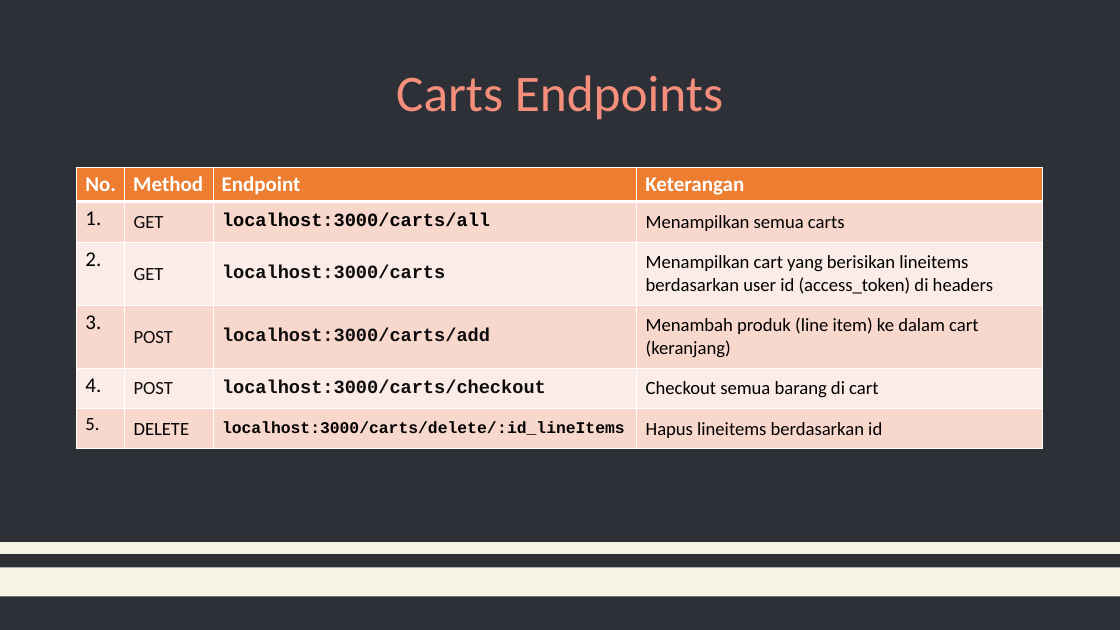
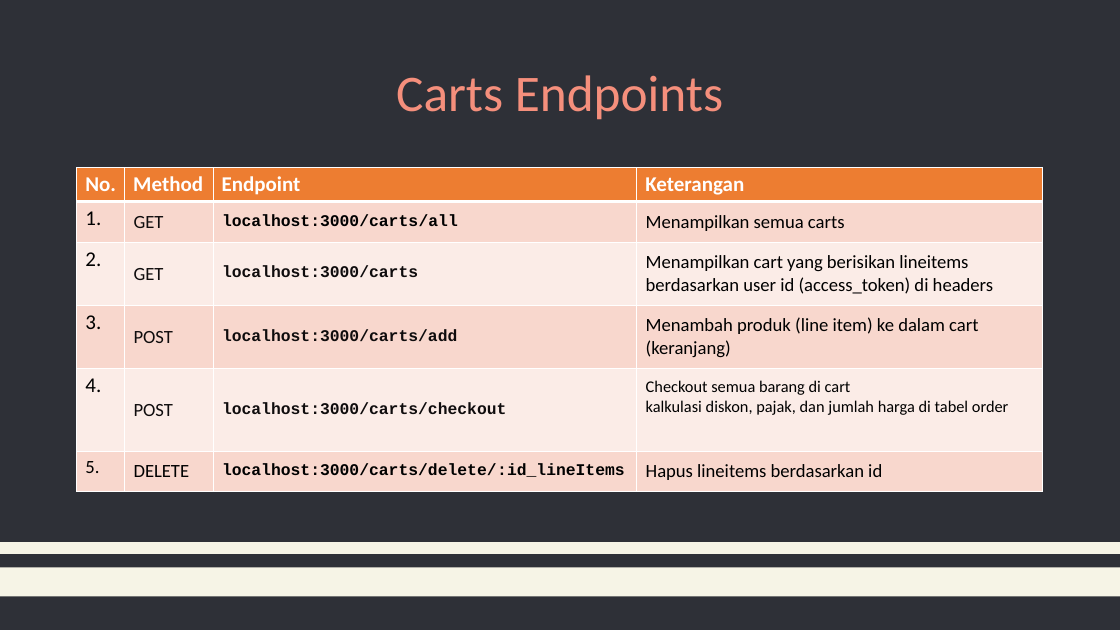
Before and after one commit to fathurdanu/l-note, a slide deck: slide 9 of l-note.pptx. Drawn at 1120x630 pixels with LibreOffice and Linux fonts; fonts in the diff are those of the drawing. Boxes give left, top, right and bottom in pixels: in the first picture for what was removed or moved away, otherwise in the second. Text is boxed around its words. In the diff, an @@ line names an element or a change of style, - is before the commit and + after.

```diff
--- a/l-note.pptx
+++ b/l-note.pptx
@@ table at box(77, 168, 1043, 488) @@
-row 5, column 4: Checkout semua barang di cart
+row 5, column 4: Checkout semua barang di cart / kalkulasi diskon, pajak, dan jumlah harga di tabel order
@@ size 16 to 14 pt in "localhost:3000/carts/all", "localhost:3000/carts", "localhost:3000/carts/add", "localhost:3000/carts/checkout" @@
```
Also in this commit, not shown: 6 other slides changed, 5 other files.
